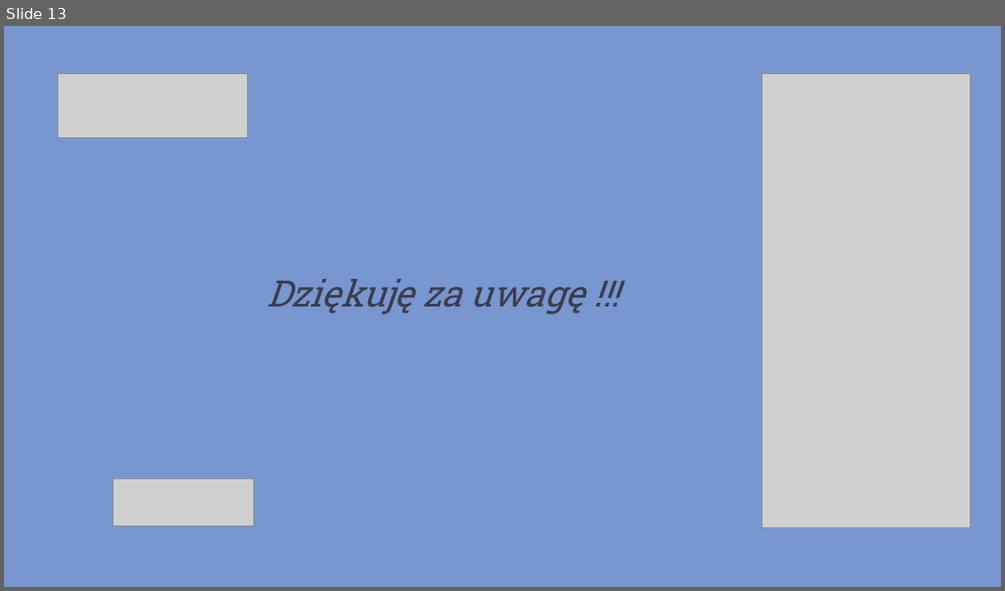
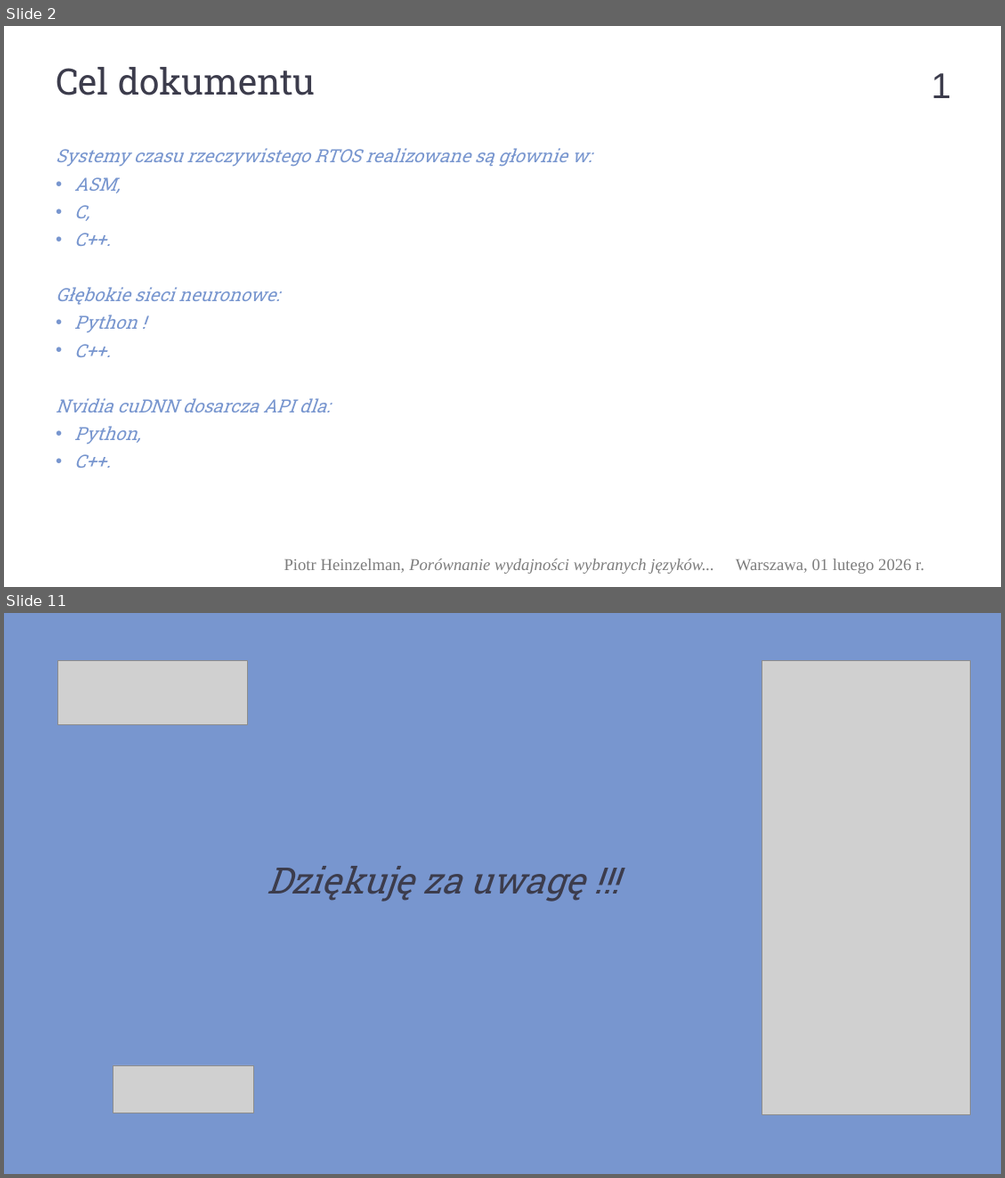
Before and after one commit to piotrHeinzelman/inz, a slide deck: _Prezentacja_/PD_203 Prezentacja_obrona_pracy.pptx. Shown one above the other, each under a label of ours: slide 13 before the commit, slides 2 and 11 after it; the slides between them are not shown. The pictures are 1005x591 and 1005x1178 pixels, drawn with LibreOffice and Linux fonts; fonts in the diff are those of the drawing; grey boxes stand for pictures; background and template pictures are left out. Boxes give left, top, right and bottom in pixels: in the first picture for what was removed or moved away, otherwise in the second. Text is boxed around its words. In the diff, an @@ line names an element or a change of style, - is before the commit and + after.

```diff
--- a/_Prezentacja_/PD_203 Prezentacja_obrona_pracy.pptx
+++ b/_Prezentacja_/PD_203 Prezentacja_obrona_pracy.pptx
@@ slide 2 added at <box>4,26,1001,587</box>, background #FFFFFF @@
@@ text added at <box>56,67,316,95</box>, 70 pt, text #3C3C4C @@
+Cel dokumentu
@@ page number added at <box>931,73,951,98</box>, 69 pt, text #3C3C4C @@
+1
@@ text added at <box>56,148,591,467</box>, 35 pt, text #7896CF, italic @@
+Systemy czasu rzeczywistego RTOS realizowane są głownie w:
+• ASM,
+• C,
+• C++.
+Głębokie sieci neuronowe:
+• Python !
+• C++.
+Nvidia cuDNN dosarcza API dla:
+• Python,
+• C++.
@@ text added at <box>284,558,714,573</box>, 32 pt, text #7D7D7D, italic @@
+Piotr Heinzelman, Porównanie wydajności wybranych języków...
@@ text added at <box>736,558,924,573</box>, 32 pt, text #7D7D7D @@
+Warszawa, 01 lutego 2026 r.
@@ what was slide 13 is now slide 11 @@
```
Also in this commit, not shown: 3 slides changed, 6 other slides added, 9 slides removed, 19 other files.
